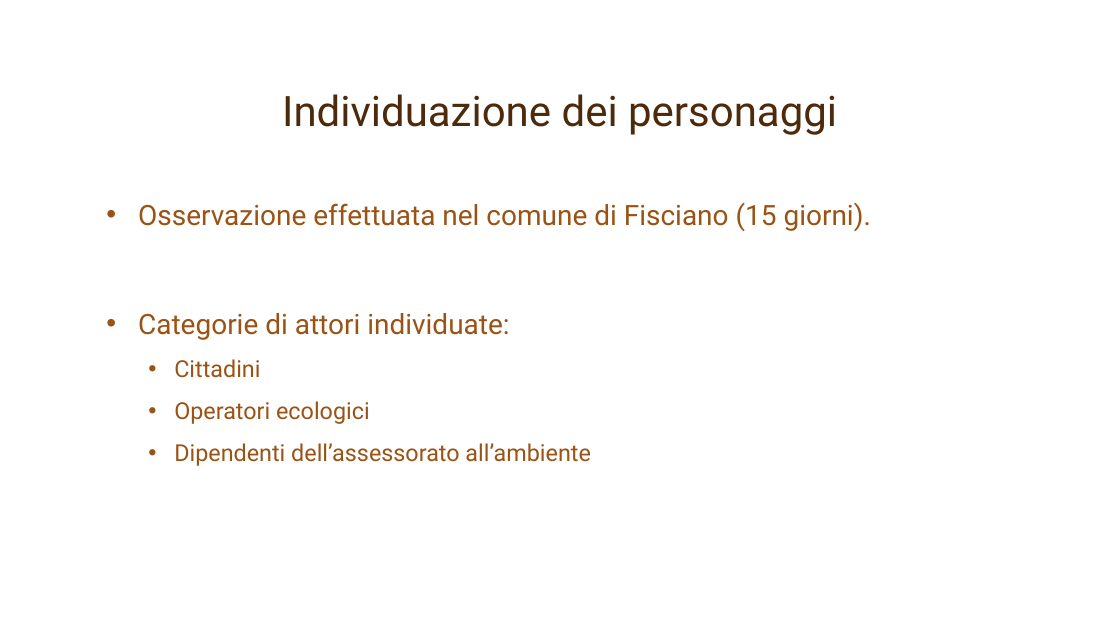
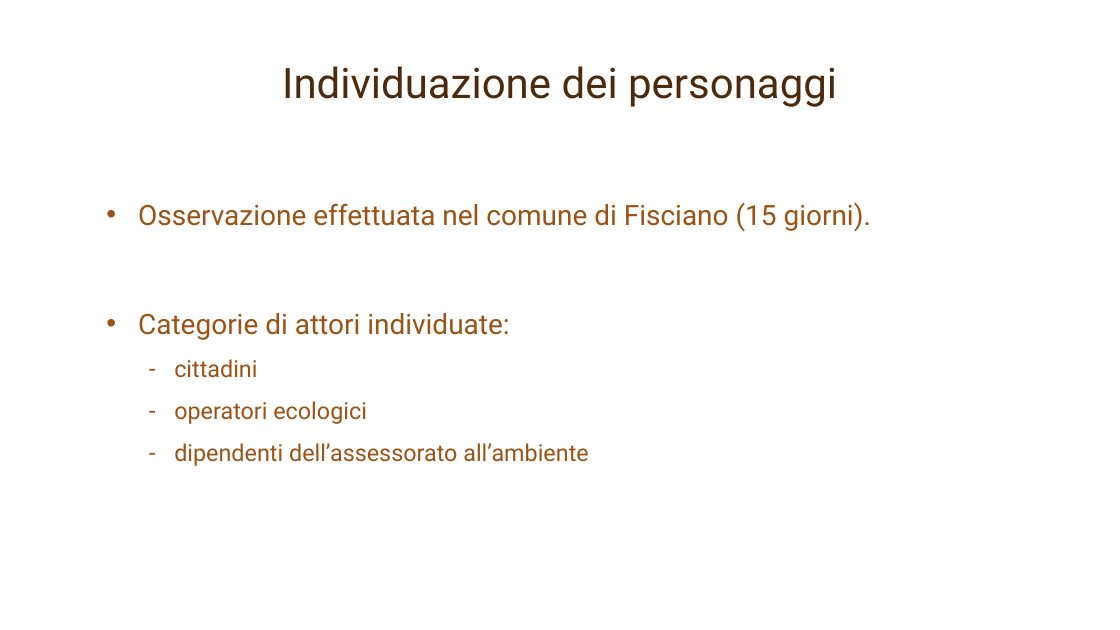
Before and after one commit to mcastellaneta/Recyclapp, a slide deck: slide 4 of Presentazione IUM/RecyclApp.pptx. Drawn at 1120x630 pixels with LibreOffice and Linux fonts; fonts in the diff are those of the drawing; background and template pictures are left out. Boxes give left, top, right and bottom in pixels: in the first picture for what was removed or moved away, otherwise in the second. Text is boxed around its words. In the diff, an @@ line names an element or a change of style, - is before the commit and + after.

```diff
--- a/Presentazione IUM/RecyclApp.pptx
+++ b/Presentazione IUM/RecyclApp.pptx
@@ title "Individuazione dei personaggi": place and size @@
-title "Individuazione dei personaggi" at (282, 94, 837, 135)
+title "Individuazione dei personaggi" at (282, 66, 837, 107)
@@ text at (174, 359, 588, 466): text changed @@
-  • Cittadini
-  • Operatori ecologici
-  • Dipendenti dell’assessorato all’ambiente
+  – cittadini
+  – operatori ecologici
+  – dipendenti dell’assessorato all’ambiente
```
Also in this commit, not shown: 23 other slides changed.
